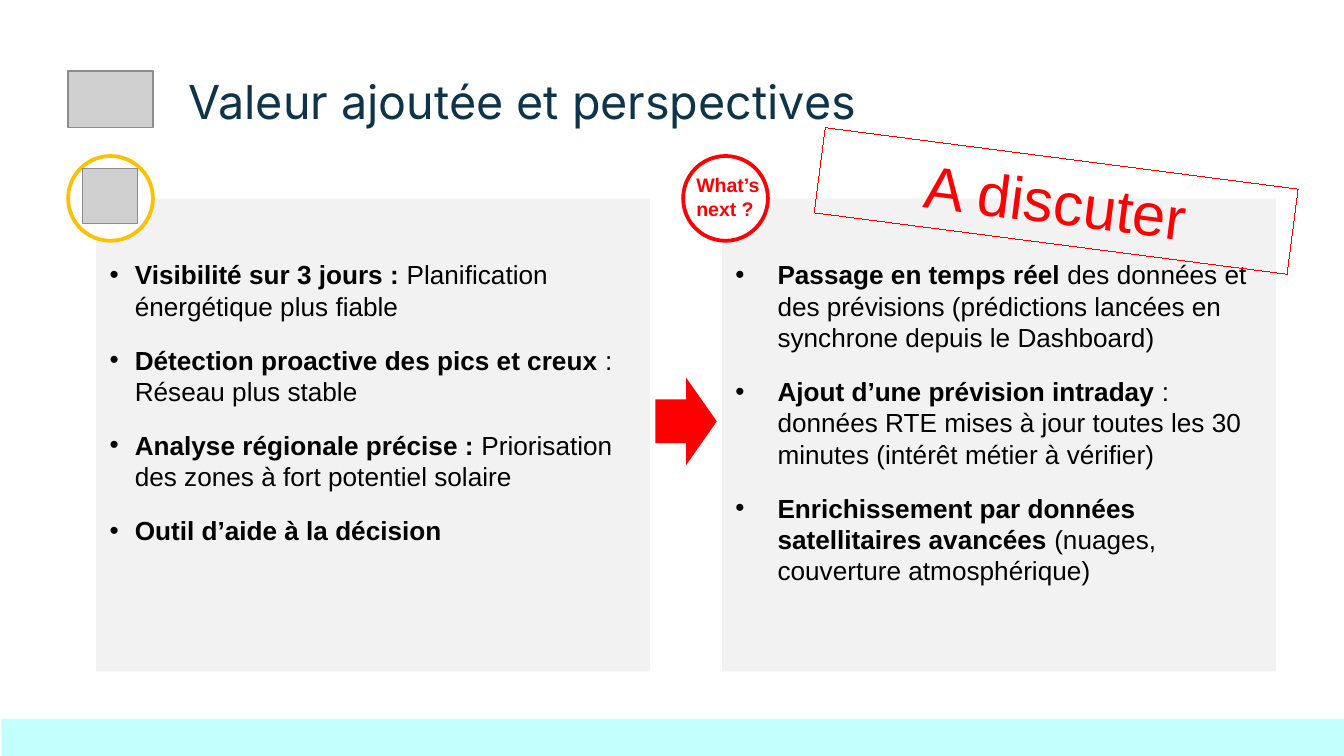
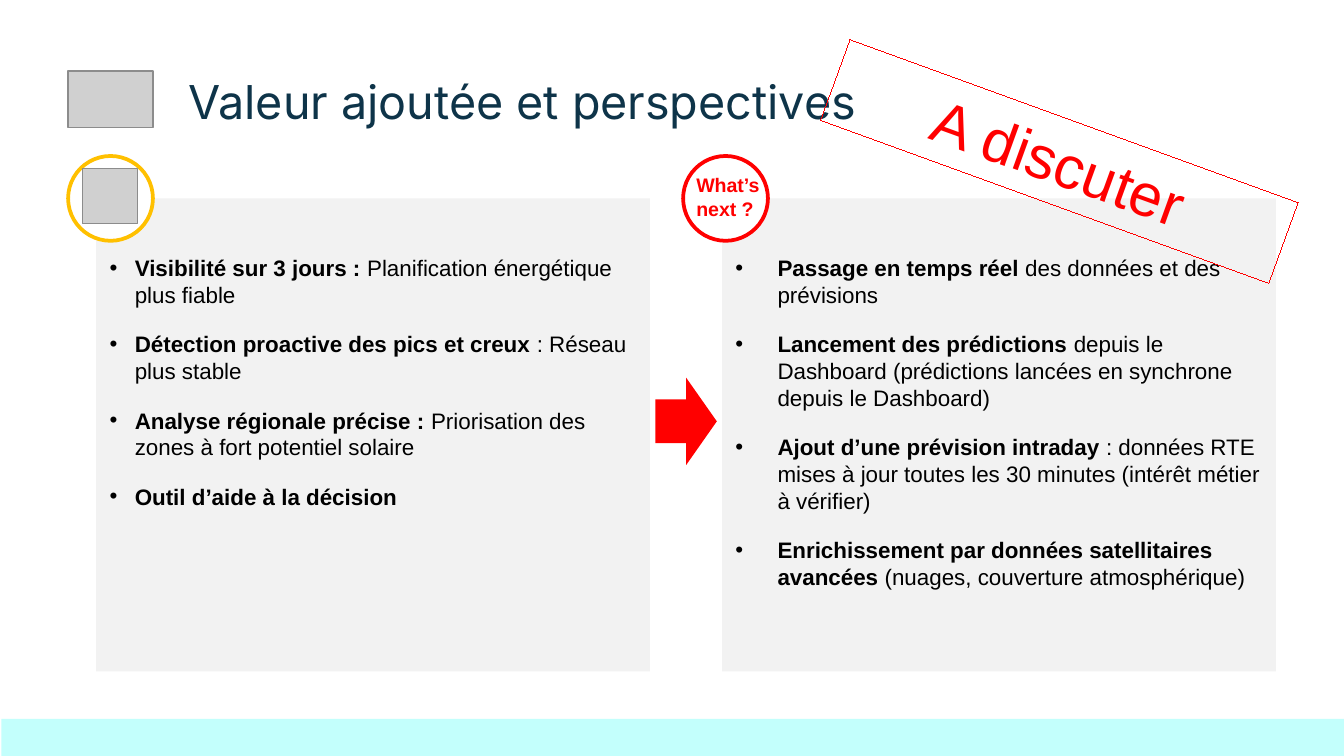
Before and after one commit to Sheikoh/REnergies_efficiency_prediction, a slide deck: slide 10 of presentation/dsfs_ft_36_Projet_REnergies_efficiency_prediction.pptx. Drawn at 1344x756 pixels with LibreOffice and Linux fonts; fonts in the diff are those of the drawing; grey boxes stand for pictures. Boxes give left, top, right and bottom in pixels: in the first picture for what was removed or moved away, otherwise in the second. Text is boxed around its words. In the diff, an @@ line names an element or a change of style, - is before the commit and + after.

Commit message:
Mise à jour dashboard, suivi projet, présentation

```diff
--- a/presentation/dsfs_ft_36_Projet_REnergies_efficiency_prediction.pptx
+++ b/presentation/dsfs_ft_36_Projet_REnergies_efficiency_prediction.pptx
@@ rectangle "A discuter" at [821, 39, 1299, 283]: rotation 7 to 20 degrees @@
@@ rectangle "Visibilité sur 3 jours : ..." at [97, 199, 650, 672]: size 14 to 12 pt @@
@@ text in rectangle at [778, 258, 1232, 411]: text changed; size 14 to 12 pt @@
-• Passage en temps réel des données et des prévisions (prédictions lancées en synchrone depuis le Dashboard)
+• Passage en temps réel des données et des prévisions
+• Lancement des prédictions depuis le Dashboard (prédictions lancées en synchrone depuis le Dashboard)
@@ text in rectangle at [778, 438, 1259, 590]: size 14 to 12 pt in "Ajout d’une prévision intraday : données RTE ...", "Enrichissement par données satellitaires avancées (nuages, c ..." @@
```
Also in this commit, not shown: 2 other files.
